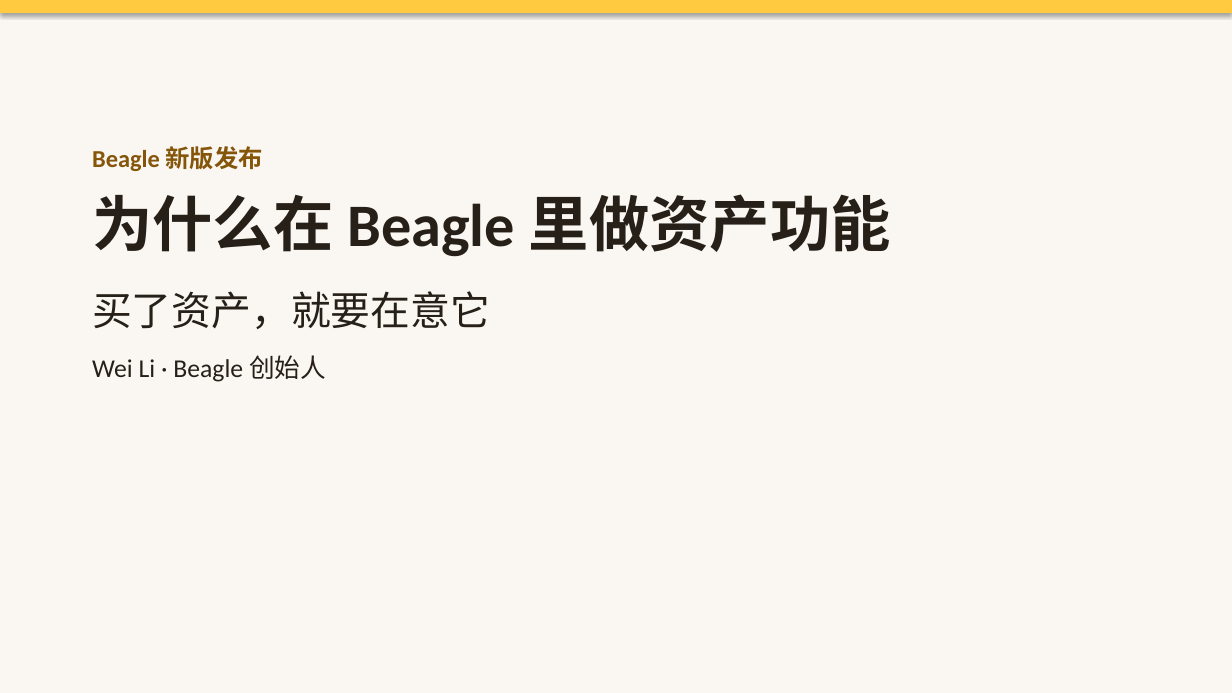
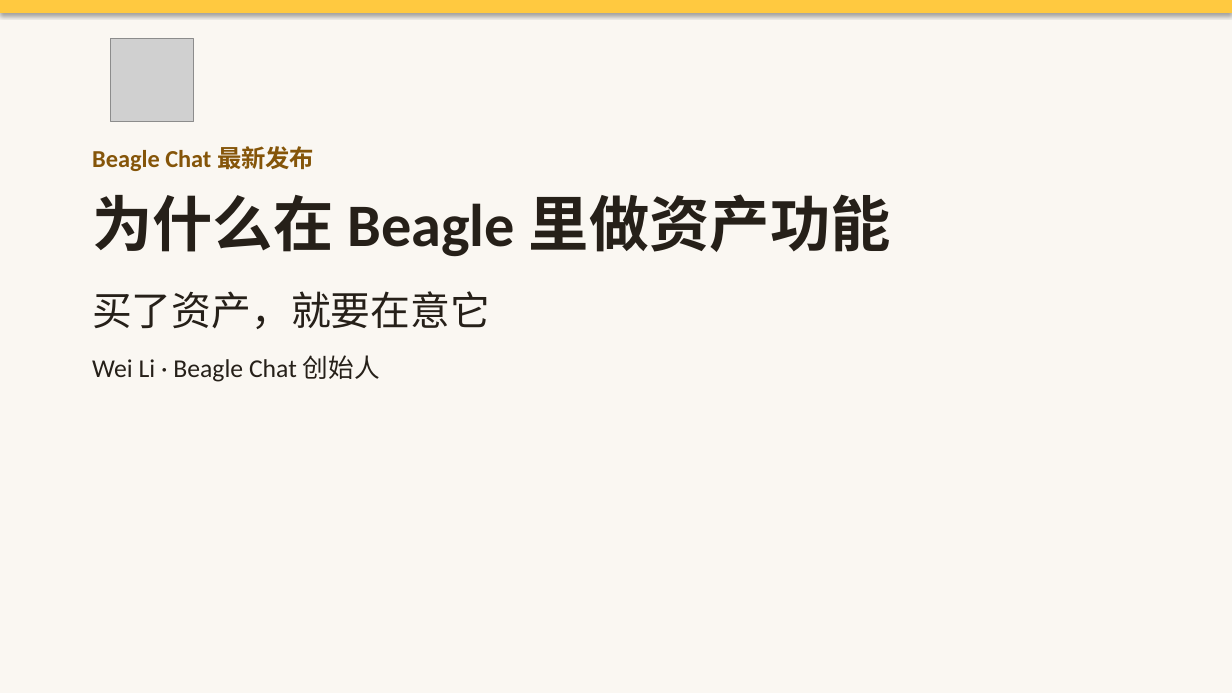
Before and after one commit to licodefun/beagle-voice-agent, a slide deck: slide 1 of decks/beagle-founder-take-deck.pptx. Drawn at 1232x693 pixels with LibreOffice and Linux fonts; fonts in the diff are those of the drawing; grey boxes stand for pictures. Boxes give left, top, right and bottom in pixels: in the first picture for what was removed or moved away, otherwise in the second. Text is boxed around its words. In the diff, an @@ line names an element or a change of style, - is before the commit and + after.

Commit message:
Cover: add official Beagle logo, rename to Beagle Chat 最新发布 / Beagle Chat 创始人

```diff
--- a/decks/beagle-founder-take-deck.pptx
+++ b/decks/beagle-founder-take-deck.pptx
@@ picture added at box(111, 39, 194, 122) @@
@@ text at box(92, 146, 314, 171): text changed @@
-Beagle 新版发布
+Beagle Chat 最新发布
@@ text at box(92, 355, 380, 382): text changed @@
-Wei Li · Beagle 创始人
+Wei Li · Beagle Chat 创始人
```
Also in this commit, not shown: 1 other slide changed, 1 other file.
